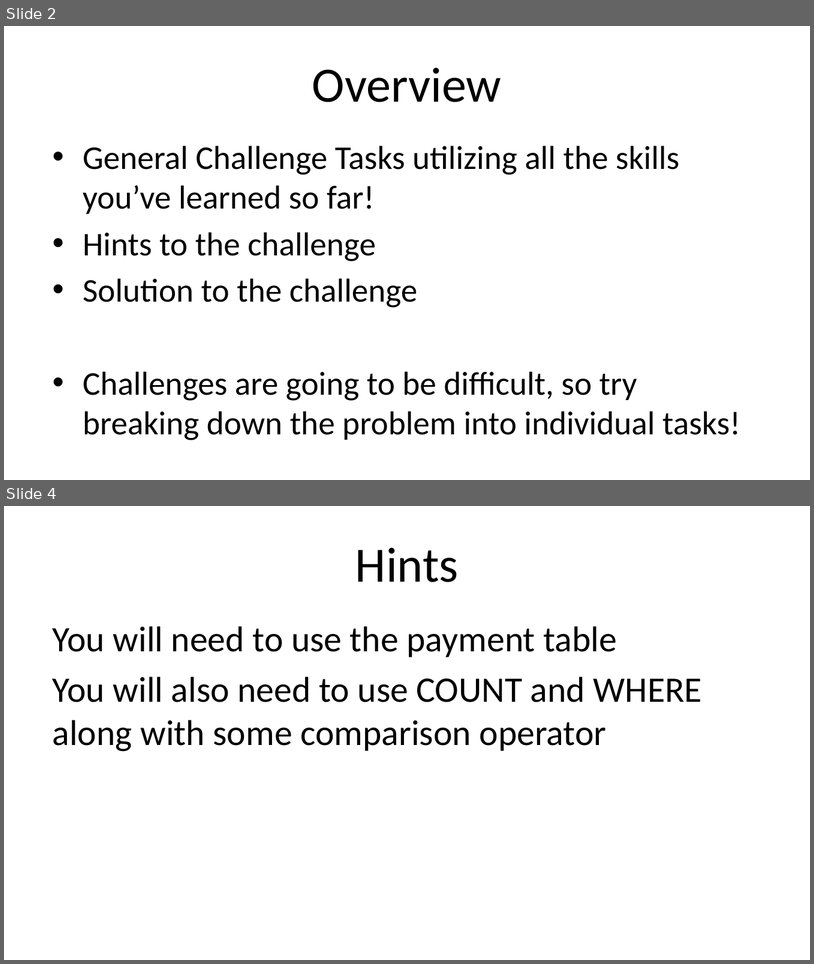
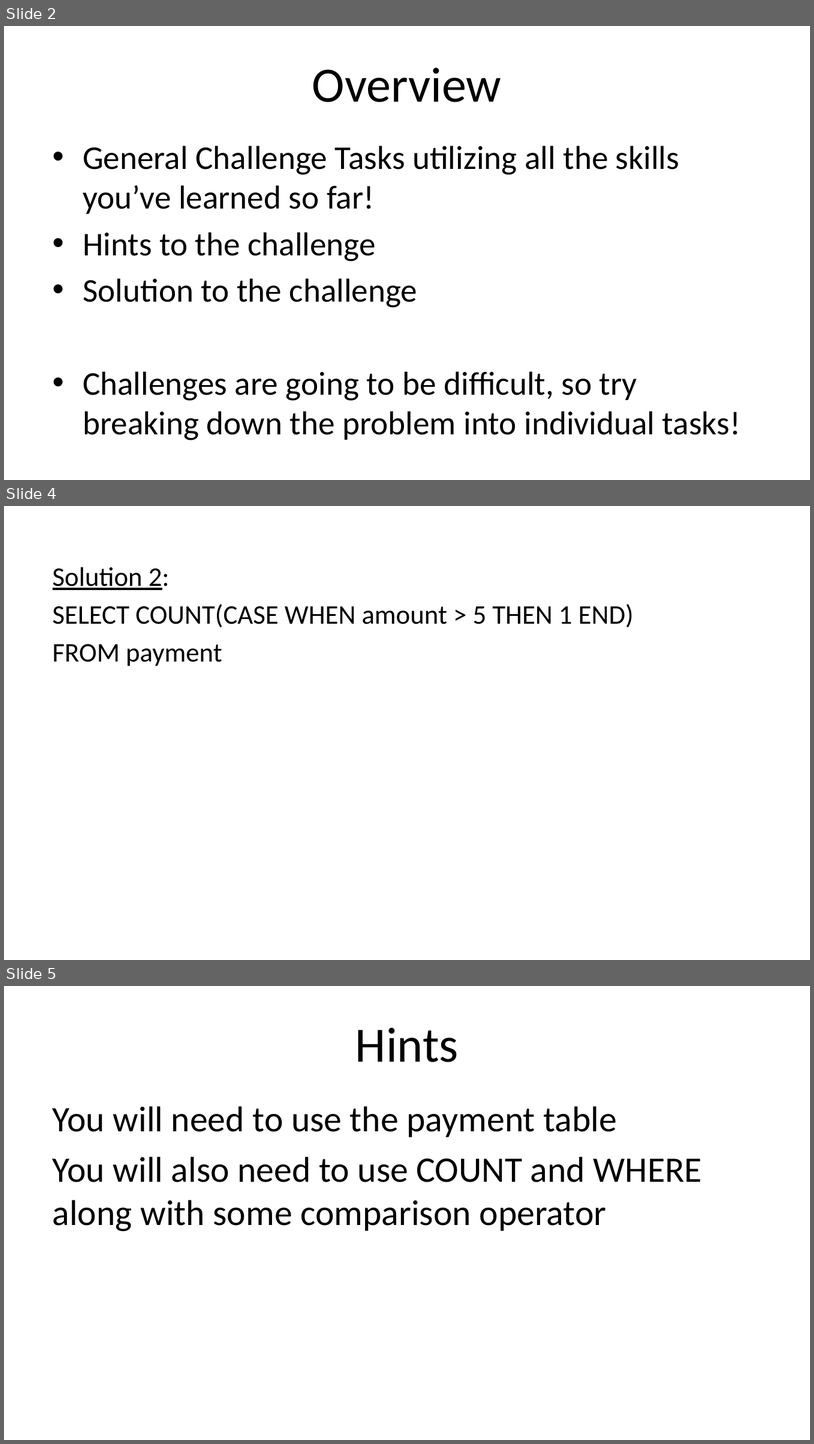
Before and after one commit to N-Chaiyatorn/pythonjourney, a slide deck: sql/1_fundamentals/general+challenge+1.pptx. Shown one above the other, each under a label of ours: slides 2 and 4 before the commit, slides 2, 4 and 5 after it; the slides between them are not shown. The pictures are 814x964 and 814x1444 pixels, drawn with LibreOffice and Linux fonts; fonts in the diff are those of the drawing. Boxes give left, top, right and bottom in pixels: in the first picture for what was removed or moved away, otherwise in the second. Text is boxed around its words. In the diff, an @@ line names an element or a change of style, - is before the commit and + after.

```diff
--- a/sql/1_fundamentals/general+challenge+1.pptx
+++ b/sql/1_fundamentals/general+challenge+1.pptx
@@ slide 4 added at box(4, 506, 810, 960), background #FFFFFF @@
@@ text added at box(53, 567, 634, 666), 24 pt, text #000000 @@
+Solution 2:
+SELECT COUNT(CASE WHEN amount > 5 THEN 1 END)
+FROM payment
@@ what was slide 4 is now slide 5 @@
```
Also in this commit, not shown: 6 slides changed.
